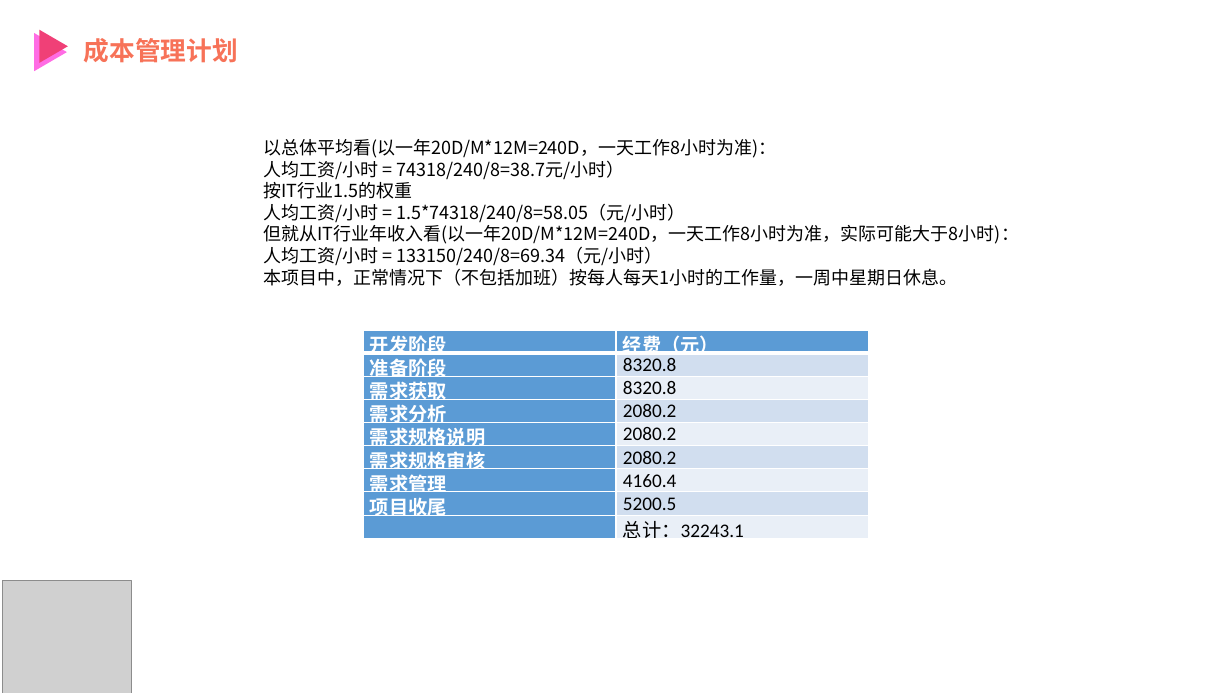
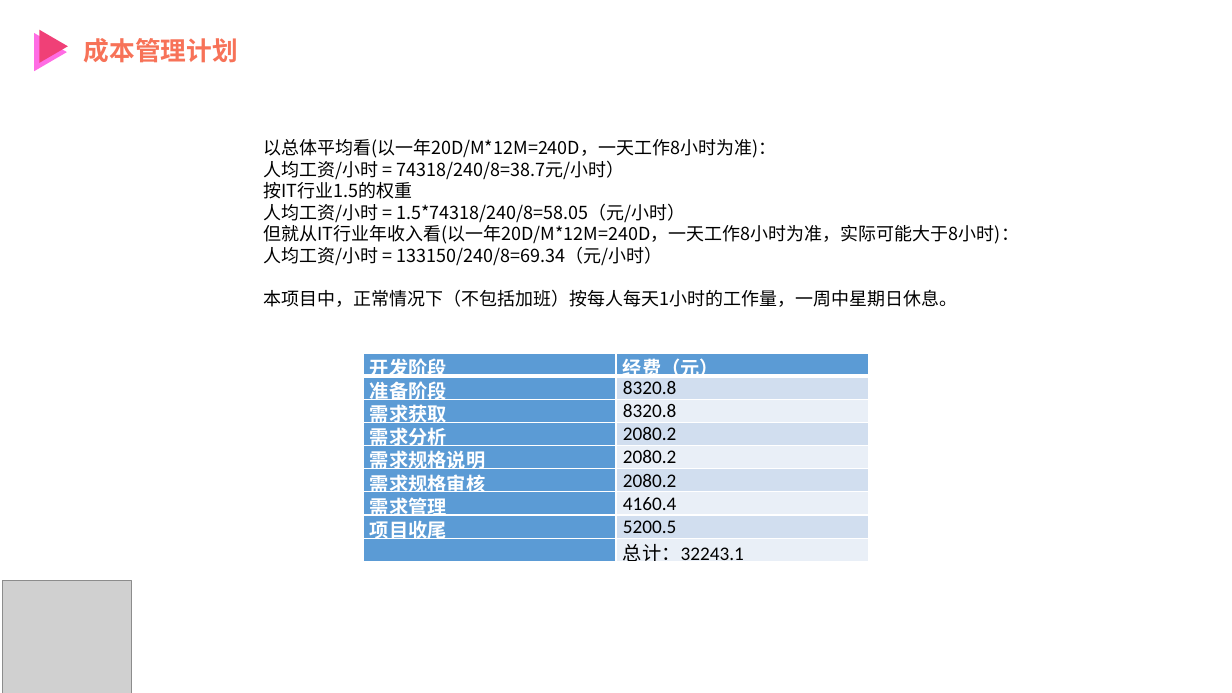
Before and after one commit to PRD2018-G12/Education-Assistant-System, a slide deck: slide 46 of 受控文档/计划/需求工程计划PPT.pptx (slide 47 before the commit). Drawn at 1232x693 pixels with LibreOffice and Linux fonts; fonts in the diff are those of the drawing; grey boxes stand for pictures. Boxes give left, top, right and bottom in pixels: in the first picture for what was removed or moved away, otherwise in the second. Text is boxed around its words. In the diff, an @@ line names an element or a change of style, - is before the commit and + after.

Commit message:
第九周更新
更新项目计划相关文档

```diff
--- a/受控文档/计划/需求工程计划PPT.pptx
+++ b/受控文档/计划/需求工程计划PPT.pptx
@@ text "以总体平均看(以一年20D/M*12M=240D，一天工作8小时为准)：" rewrapped from (263, 139, 1019, 286) to (263, 139, 1019, 307) @@
@@ table: place and size @@
-table at (363, 330, 870, 542)
+table at (363, 353, 870, 565)
```
Also in this commit, not shown: 10 other slides changed, 1 slide removed, 4 other files.
